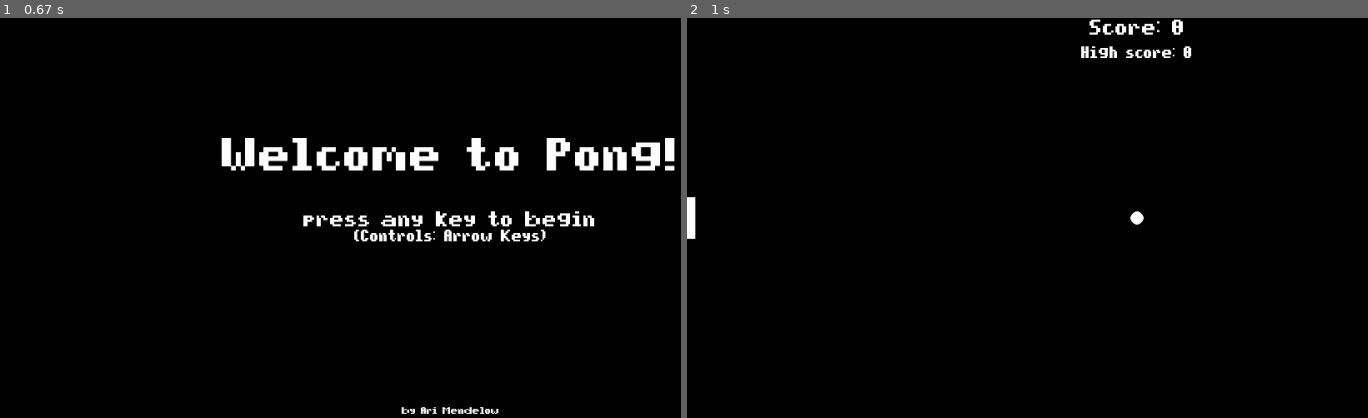
Above: before the commit, frames 1-2 (left to right).
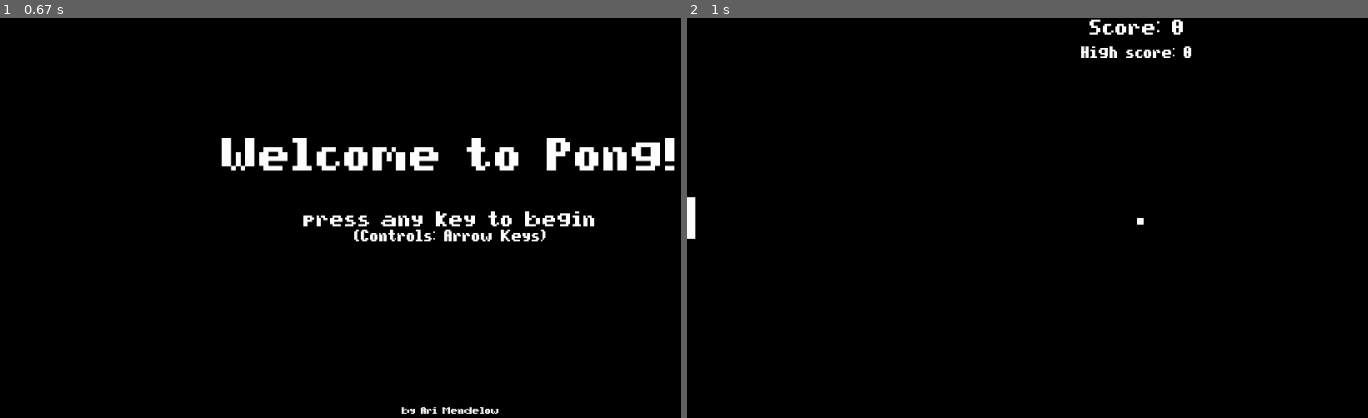
Above: after the commit, the same moments.

Repository: arimendelow/python_games
Game: pygame game, started from pong/pong.py
Same seed, same stepped clock (60 frames per second), same inputs: the game is played once before the commit and once after it.
Inputs:
- Up to frame 1 (0.67 s): hold Up from 0.33 s (still down)
- Up to frame 2 (1 s): release Up at 0.8 s

Frame 1 is identical in both runs. In frame 2, less than 0.1% of the frame differs, in the area x 65-68%, y 48-52%.

Commit message:
Change ball to square

Diff:
--- a/pong/pong.py
+++ b/pong/pong.py
@@ -12,7 +12,7 @@
 
 # Controls the speed of the elements
 paddleVel = 20
-obstVel = 20
+ballVel = 20
 
 # Allow us to set our FPS
 clock = pygame.time.Clock()
@@ -52,7 +52,7 @@
 # Global variables
 player = object
 opponent = object
-ball = []
+ball = object
 
 # For displaying text
 def displayTextCenterAlign(fontSize, text, x, y, color = textColor):
@@ -66,27 +66,28 @@
 	text = font.render(text, True, color)
 	win.blit(text, (x, y))
 
-class circle(object):
-	# For if character is a square
-	def __init__(self, radius = ballRad, x = screenWidth // 2, y = screenHeight // 2, color = ballColor, vel = 0, dir = LEFT):
-		self.radius = radius
-		self.x = x
-		self.y = y
-		self.color = color
-		self.vel = vel
-		self.dir = dir
-
-	def draw(self, win):
-		# Draw the circle
-		pygame.draw.circle(win, self.color, (self.x, self.y), self.radius)
+# class circle(object):
+# 	# For if character is a square
+# 	def __init__(self, radius = ballRad, x = screenWidth // 2, y = screenHeight // 2, color = ballColor, xvel = 0, dir = LEFT):
+# 		self.radius = radius
+# 		self.x = x
+# 		self.y = y
+# 		self.color = color
+# 		self.vel = vel
+# 		self.dir = dir
+
+# 	def draw(self, win):
+# 		# Draw the circle
+# 		pygame.draw.circle(win, self.color, (self.x, self.y), self.radius)
 
 class rectangle(object):
-	def __init__(self, width, height, x, y, vel, color):
+	def __init__(self, width, height, x, y, xVel = 0, yVel = 0, color = white):
 		self.width = width
 		self.height = height
 		self.x = x
 		self.y = y
-		self.vel = vel
+		self.xVel = xVel
+		self.yVel = yVel
 		self.hitbox = (self.x, self.y, self.width, self.height)
 		self.color = color
 
@@ -106,8 +107,7 @@
 		# Player
 	player.draw(win)
 		# Objectives
-	for b in ball:
-		b.draw(win)
+	ball.draw(win)
 
 	# Need to refresh the window to show any s, ie draws
 	pygame.display.update()
@@ -130,11 +130,20 @@
 					height = paddleHeight,
 					x = 0,
 					y = screenHeight // 2 - paddleHeight // 2,
-					vel = paddleVel,
+					yVel = paddleVel,
 					color = paddleColor
 				)
 				# Generate our first ball
-				ball.append(circle())
+				ball = rectangle(
+					width = ballRad,
+					height = ballRad,
+					x = screenWidth // 2,
+					y = screenHeight // 2,
+					xVel = 0,
+					yVel = - ballVel,
+					color = ballColor
+
+				)
 				# Generate our opponent
 				# todo
 				score = 0
@@ -197,6 +206,13 @@
 		if keys[pygame.K_DOWN] and player.y < screenHeight - player.height - player.vel:
 			player.y += player.vel
 
+		# Bounce the ball
+		# Off the walls
+		#todo
+
+		# Off the paddle
+		# First of all, did it hit the user's paddle (which, remember, is on the left AKA y = 0)
+			# Hit! Now, bounce.
 
 
 		redrawGameWindow()
